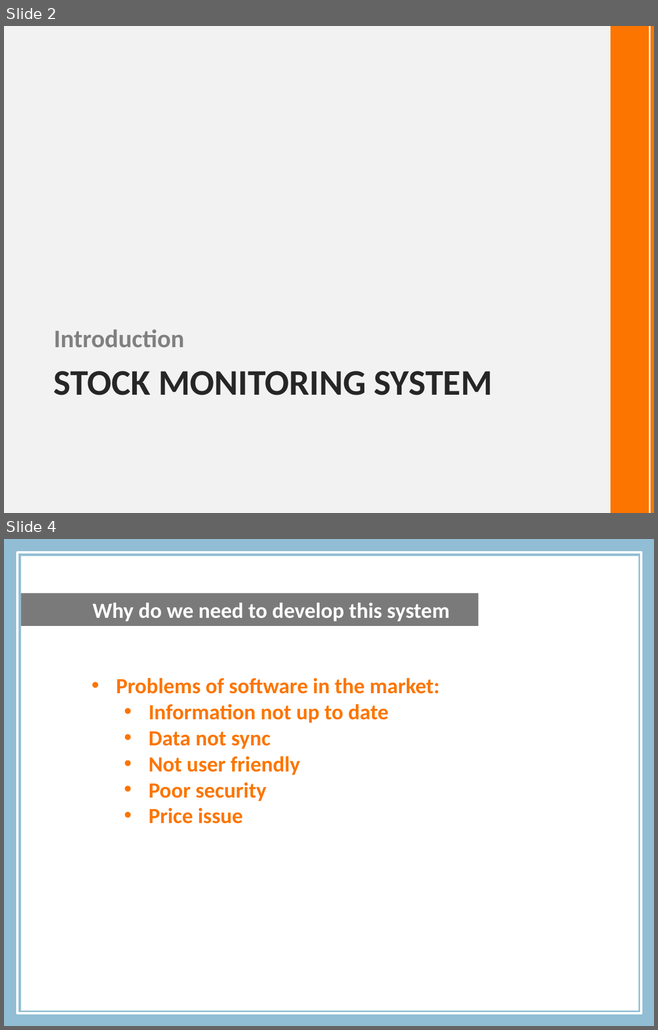
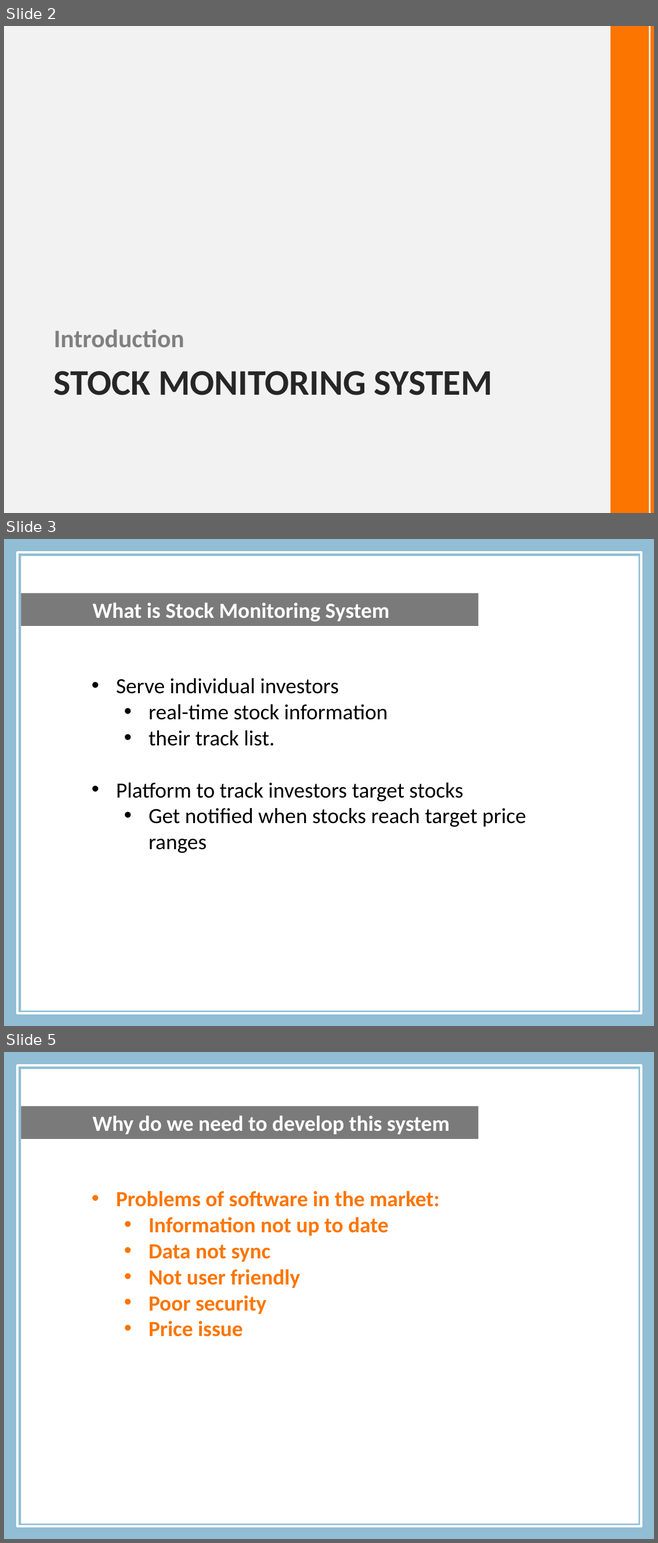
Before and after one commit to michaelleung0o0/comp3006, a slide deck: phrase 5 submission/Presentation3.pptx. Shown one above the other, each under a label of ours: slides 2 and 4 before the commit, slides 2, 3 and 5 after it; the slides between them are not shown. The pictures are 658x1030 and 658x1543 pixels, drawn with LibreOffice and Linux fonts; fonts in the diff are those of the drawing; background and template pictures are left out. Boxes give left, top, right and bottom in pixels: in the first picture for what was removed or moved away, otherwise in the second. Text is boxed around its words. In the diff, an @@ line names an element or a change of style, - is before the commit and + after.

```diff
--- a/phrase 5 submission/Presentation3.pptx
+++ b/phrase 5 submission/Presentation3.pptx
@@ slide 3 added at [4, 539, 654, 1026], background #91BED4 @@
@@ rectangle added at [18, 553, 641, 1014], outline #FFFFFF 2.5 pt @@
@@ rectangle added at [21, 556, 638, 1011], fill #FFFFFF @@
@@ rectangle added at [21, 593, 477, 625], fill #0D0D0D at 55% opacity, 24 pt, text #FFFFFF, bold @@
+What is Stock Monitoring System
@@ text added at [116, 678, 525, 853], 24 pt, text #000000 @@
+• Serve individual investors
+  • real-time stock information
+  • their track list.
+• Platform to track investors target stocks
+  • Get notified when stocks reach target price ranges
@@ what was slide 4 is now slide 5 @@
```
Also in this commit, not shown: 1 slide changed.
